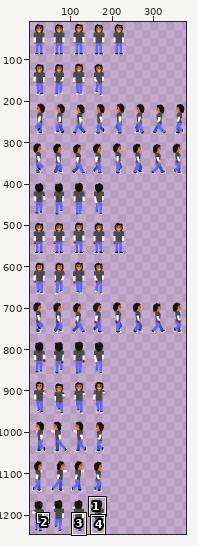
File history of a sprite sheet, res/img/player.png. Above, an overview of the earlier version with the close-up marked.
Close-up. First the earlier version:
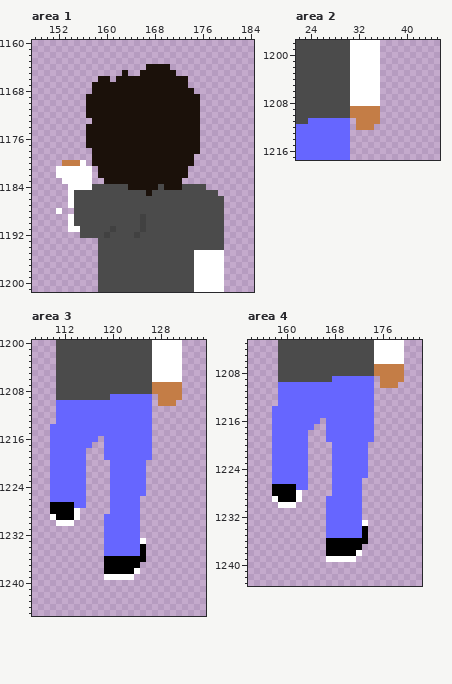
The file is 384x1248 pixels. Colours within 5 levels of each other are drawn and written as one. Shown: area 1: x 148..184, y 1160..1201; area 2: x 22..45, y 1198..1217; area 3: x 107..135, y 1200..1245; area 4: x 154..182, y 1203..1243. The wide view leaves out empty margins. The commit also changed other parts of the picture, which this record leaves out.
Now the later version:
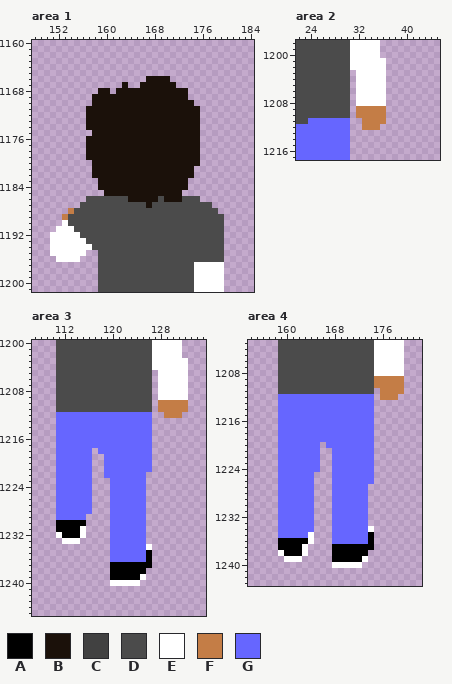
Palette (. is transparent): A #000000  B #1b110a  C #414141  D #4b4b4b  E #ffffff  F #c47d46  G #6666ff
The edit:
Changed rows in their new state; - is an unchanged pixel.
Area 1:
first column x 151:
1164 ----------------....---------
1165 ------------.--......--------
1166 --------..-.....----...------
1167 -------.....-..------..------
1168 -------.--.------------.-----
1169 ------.----------------..----
1170 ------.-----------------.----
1173 ------B----------------------
1175 ------.----------------------
1178 ------B----------------------
1179 ------B-----------------B----
1180 --....------------------B----
1181 -......B---------------B-----
1182 -......B---------------B-----
1183 --.....-B-------------B------
1184 ---.....BBBBB-----B---B...---
1185 ---......BBBBBBB-BBBBB......-
1186 ---...-------BBBBB-BBB---....
1187 ---..-----------B----------..
1188 -.-F------------------------.
1189 --FD-----------D-------------
1190 --ED-----------D-------------
1191 -EE-D-----D----D-------------
1192 EEEEE----D----D--------------
1193 EEEEEEDD---------------------
1194 EEEEEEED---------------------
1195 EEEEEE------------------DDDDD
1196 -EEEE-------------------DDDDD
Area 2:
first column x 31:
1201 -----E
1202 -----E
1203 .----E
1204 .----E
1205 .----E
1206 .----E
1207 .----E
1208 .----E
1209 .----F
1210 .----F
1211 -.---F
1212 -.--F-
Area 3:
first column x 110:
1203 ----------------------E
1204 ----------------------E
1205 -----------------.----E
1206 -----------------.----E
1207 -----------------.EEEEE
1208 -----------------.EEEEE
1209 ----------DDDDDDD-EEEEE
1210 -DDDDDDDDDDDDDDDD----FF
1211 -DDDDDDDDDDDDDDDD-FFFFF
1212 -------------------FFF-
1214 .----------------------
1215 .----------------------
1216 .-------G--------------
1217 .------GG--------------
1218 .-----G-G--------------
1219 .-----G----------------
1220 .-----G--G------G------
1221 .-----G--G------G------
1222 .-----G--G-------------
1223 .-----G----------------
1224 .-----G----------------
1225 .-----G----------------
1226 .-----G--------G-------
1227 .GGG--G--------G-------
1228 .GGGGGG--------G-------
1229 .GGGGG---.-----G-------
1230 -AAAAA---.-----G-------
1231 -AAAAE---.-----G-------
1232 -EAAAE---.-----G-------
1233 --EEE----.-----G-------
1234 ---------.-----GE------
1235 ---------.-----GA------
1236 ---------.GGGGGGA------
1237 ---------.-----AA------
1238 ---------.----AA-------
1239 ---------.AAAAAE-------
1240 ----------EEEEE--------
Area 4:
first column x 158:
1207 -----------------EEEEE
1208 -----------------EEEEE
1209 ----------DDDDDDDF----
1210 -DDDDDDDDDDDDDDDDF---F
1211 -DDDDDDDDDDDDDDDD-FFFF
1212 ------------------FFF-
1214 .---------------------
1215 .---------------------
1216 .-------G-------------
1217 .------GG-------------
1218 .-----GGG-------------
1219 .-----GGG-------------
1220 .-----GG-G------G-----
1221 .-----GG--------G-----
1222 .-----GG--------G-----
1223 .-----GG--------G-----
1224 .-----GG--------G-----
1225 .-----G---------G-----
1226 .-----G--------GG-----
1227 .GGG--G--------G------
1228 .GGGGGG--------G------
1229 .GGGGGG--.-----G------
1230 -GGGGGG--.-----G------
1231 -GGGGGG--.-----G------
1232 -GGGGGG--.-----G------
1233 -GGGGGG--.-----G------
1234 -GGGGGG--.-----GE-----
1235 -GGGGGE--.-----GA-----
1236 -AAAAAE--.GGGGGGA-----
1237 -AAAAE---.-----AA-----
1238 -EAAAE---.----AA------
1239 --EEE----.AAAAAE------
1240 ----------EEEEE-------
Changed places in both close-ups, as pixel boxes (x1, y1, x2, y2):
changed: (50, 64, 224, 262)
changed: (350, 58, 386, 130)
changed: (50, 358, 188, 586)
changed: (272, 364, 404, 568)
